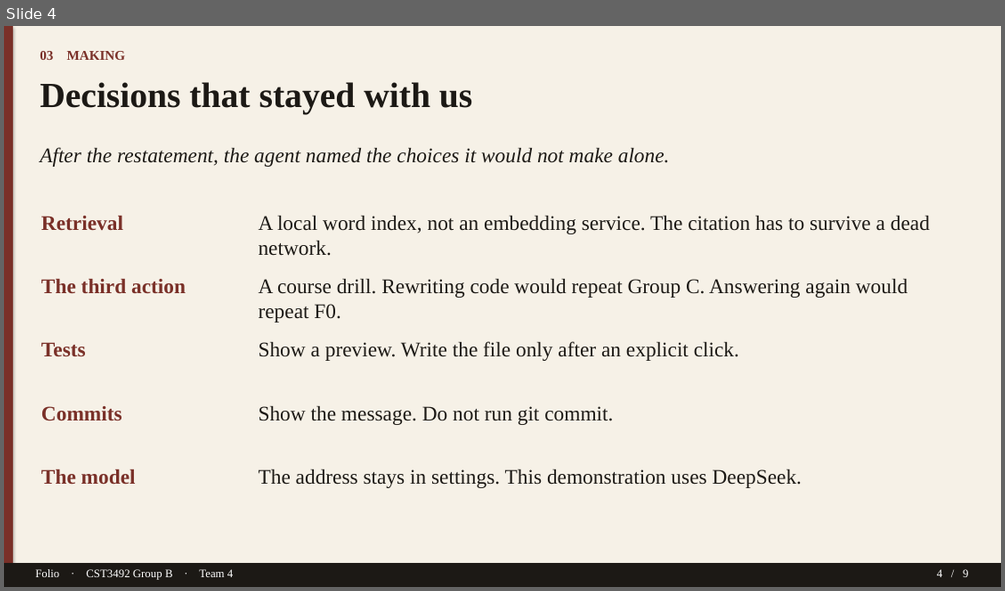
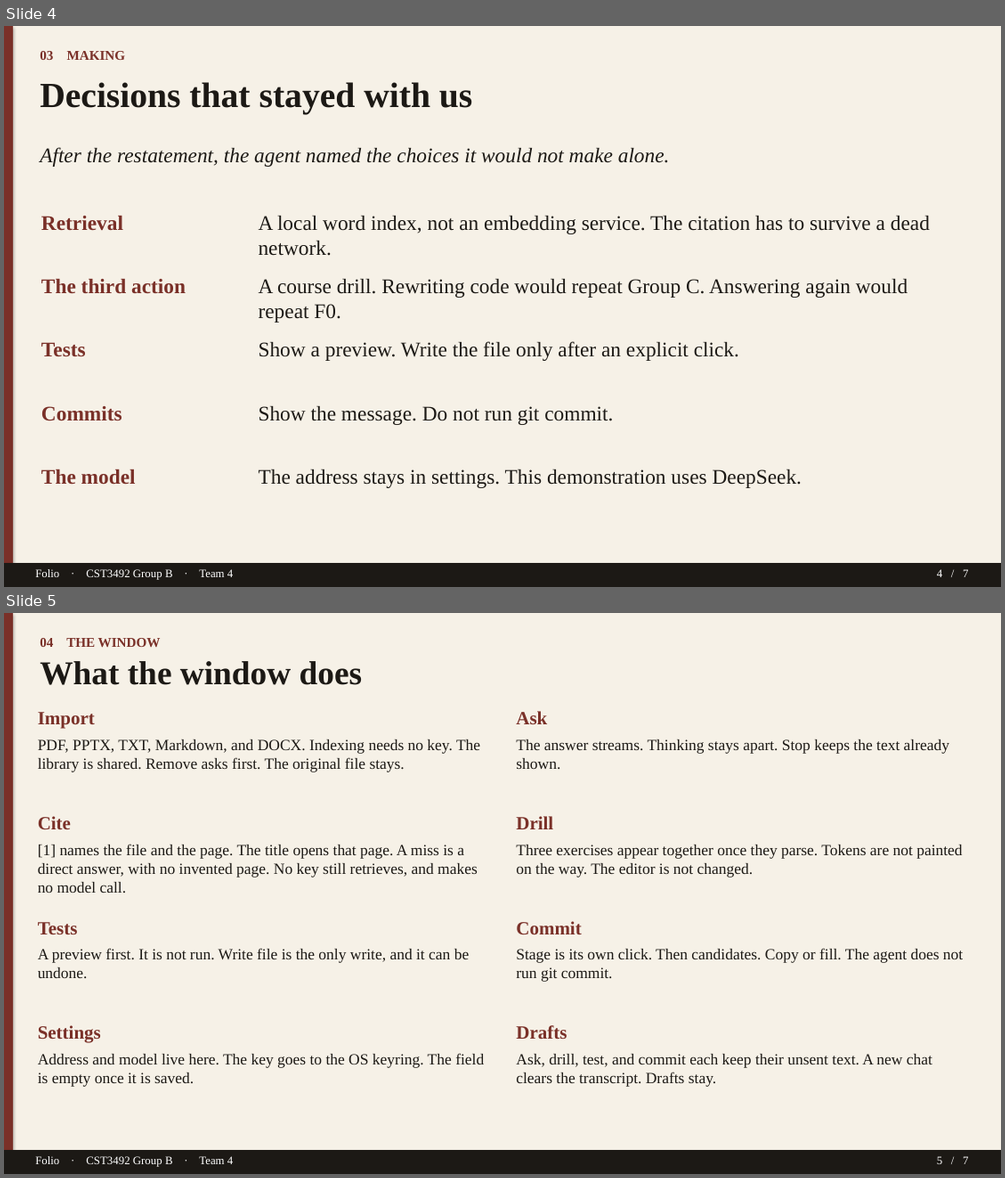
Before and after one commit to TTAWDTT/folio, a slide deck: submission/documents/Folio-GroupB-Team4-Slides.pptx. Shown one above the other, each under a label of ours: slide 4 before the commit, slides 4 and 5 after it. The pictures are 1005x591 and 1005x1178 pixels, drawn with LibreOffice and Linux fonts; fonts in the diff are those of the drawing. Boxes give left, top, right and bottom in pixels: in the first picture for what was removed or moved away, otherwise in the second. Text is boxed around its words. In the diff, an @@ line names an element or a change of style, - is before the commit and + after.

```diff
--- a/submission/documents/Folio-GroupB-Team4-Slides.pptx
+++ b/submission/documents/Folio-GroupB-Team4-Slides.pptx
@@ slide 5 added at (x1=4, y1=613, x2=1001, y2=1174), background #FFFFFF @@
@@ rectangle added at (x1=4, y1=613, x2=1001, y2=1174), fill #F6F1E7 @@
@@ rectangle added at (x1=4, y1=613, x2=13, y2=1174), fill #7A3028 @@
@@ text added at (x1=40, y1=638, x2=161, y2=647), 13 pt, text #7A3028, bold @@
+04 THE WINDOW
@@ text added at (x1=40, y1=661, x2=363, y2=685), 32 pt, text #1C1915, bold @@
+What the window does
@@ text added at (x1=38, y1=712, x2=480, y2=772), 15 pt, text #1C1915 @@
+Import
+PDF, PPTX, TXT, Markdown, and DOCX. Indexing needs no key. The library is shared. Remove asks first. The original file stays.
@@ text added at (x1=516, y1=711, x2=949, y2=769), 15 pt, text #1C1915 @@
+Ask
+The answer streams. Thinking stays apart. Stop keeps the text already shown.
@@ text added at (x1=38, y1=816, x2=477, y2=892), 15 pt, text #1C1915 @@
+Cite
+[1] names the file and the page. The title opens that page. A miss is a direct answer, with no invented page. No key still retrieves, and makes no model call.
@@ text added at (x1=516, y1=816, x2=962, y2=877), 15 pt, text #1C1915 @@
+Drill
+Three exercises appear together once they parse. Tokens are not painted on the way. The editor is not changed.
@@ text added at (x1=38, y1=922, x2=469, y2=978), 15 pt, text #1C1915 @@
+Tests
+A preview first. It is not run. Write file is the only write, and it can be undone.
@@ text added at (x1=516, y1=921, x2=963, y2=981), 15 pt, text #1C1915 @@
+Commit
+Stage is its own click. Then candidates. Copy or fill. The agent does not run git commit.
@@ text added at (x1=38, y1=1025, x2=484, y2=1086), 15 pt, text #1C1915 @@
+Settings
+Address and model live here. The key goes to the OS keyring. The field is empty once it is saved.
@@ text added at (x1=516, y1=1025, x2=932, y2=1086), 15 pt, text #1C1915 @@
+Drafts
+Ask, drill, test, and commit each keep their unsent text. A new chat clears the transcript. Drafts stay.
@@ rectangle added at (x1=4, y1=1150, x2=1001, y2=1174), fill #1C1915 @@
@@ text added at (x1=35, y1=1156, x2=233, y2=1167), 11 pt, text #FFFFFF @@
+Folio · CST3492 Group B · Team 4
@@ text added at (x1=937, y1=1156, x2=968, y2=1164), 11 pt, text #FFFFFF @@
+5 / 7
@@ slide 4 changed as well @@
@@ text at (x1=937, y1=569, x2=968, y2=577): text changed @@
-4 / 9
+4 / 7
```
Also in this commit, not shown: 3 other slides changed, 2 other slides added, 5 slides removed, 6 other files.
